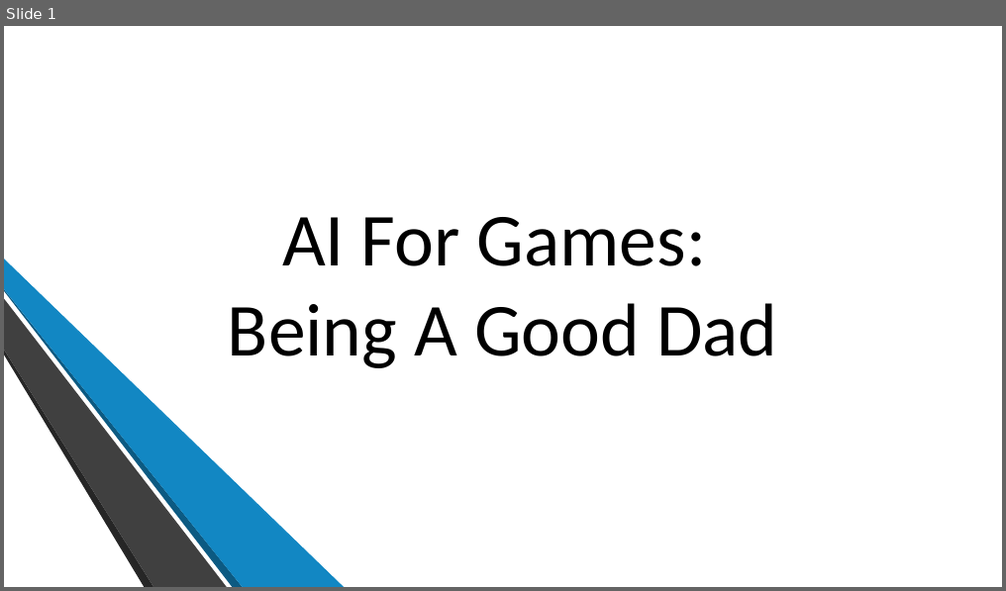
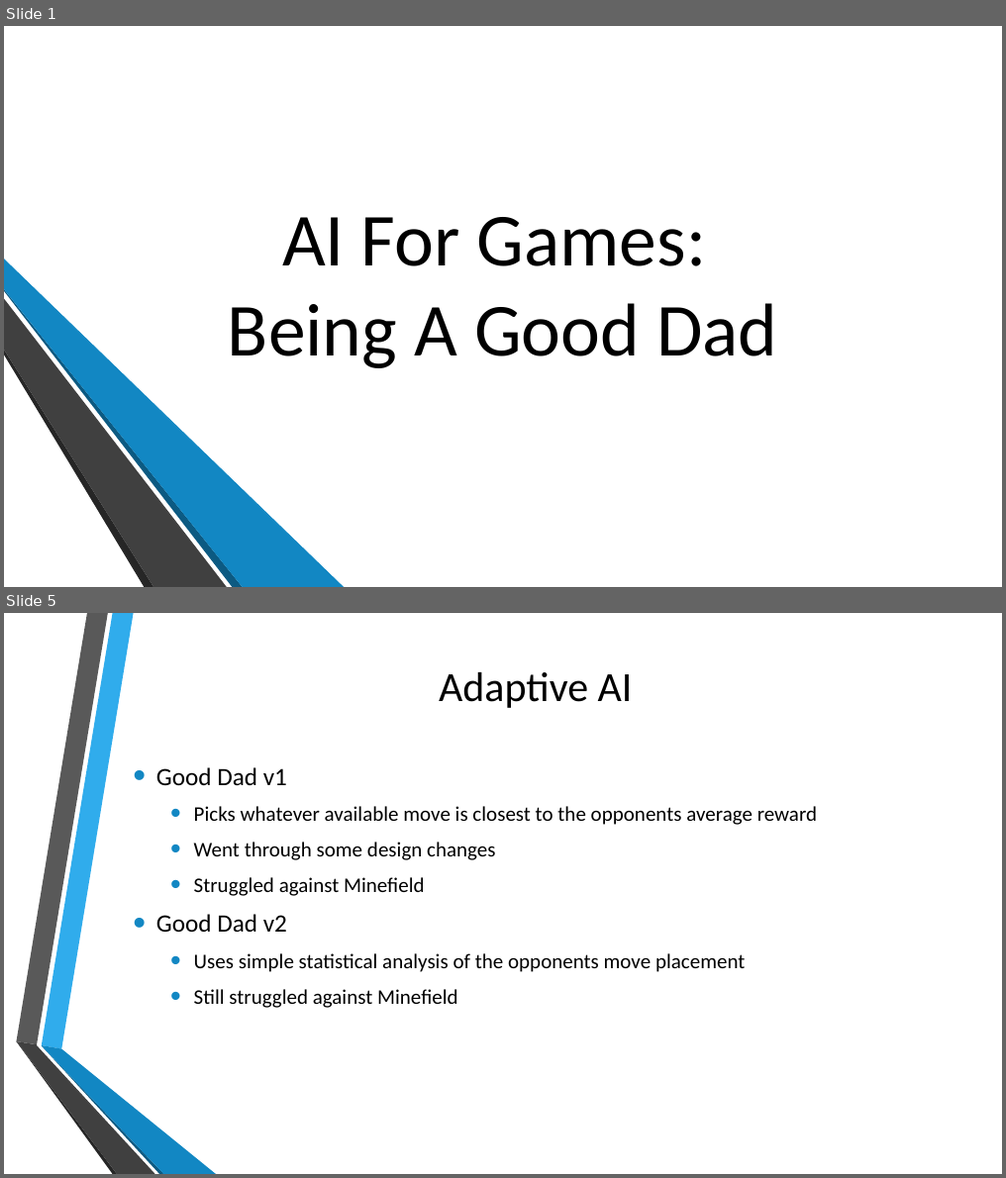
Before and after one commit to mDinardo08/diss, a slide deck: PosterDayPresentation.pptx. Shown one above the other, each under a label of ours: slide 1 before the commit, slides 1 and 5 after it; the slides between them are not shown. The pictures are 1006x591 and 1006x1178 pixels, drawn with LibreOffice and Linux fonts; fonts in the diff are those of the drawing; background and template pictures are left out. Boxes give left, top, right and bottom in pixels: in the first picture for what was removed or moved away, otherwise in the second. Text is boxed around its words. In the diff, an @@ line names an element or a change of style, - is before the commit and + after.

```diff
--- a/PosterDayPresentation.pptx
+++ b/PosterDayPresentation.pptx
@@ slide 5 added at (4, 613, 1002, 1174), background picture (left out) @@
@@ title added at (439, 672, 633, 708), 40 pt, text #000000 @@
+Adaptive AI
@@ text added at (156, 767, 817, 1008), 20 pt, text #000000 @@
+• Good Dad v1
+  • Picks whatever available move is closest to the opponents average reward
+  • Went through some design changes
+  • Struggled against Minefield
+• Good Dad v2
+  • Uses simple statistical analysis of the opponents move placement
+  • Still struggled against Minefield
@@ group added at (16, 613, 216, 1174): 6 freeform shapes @@
```
Also in this commit, not shown: 2 slides changed, 5 other slides added, 4 slides removed, 4 other files.
